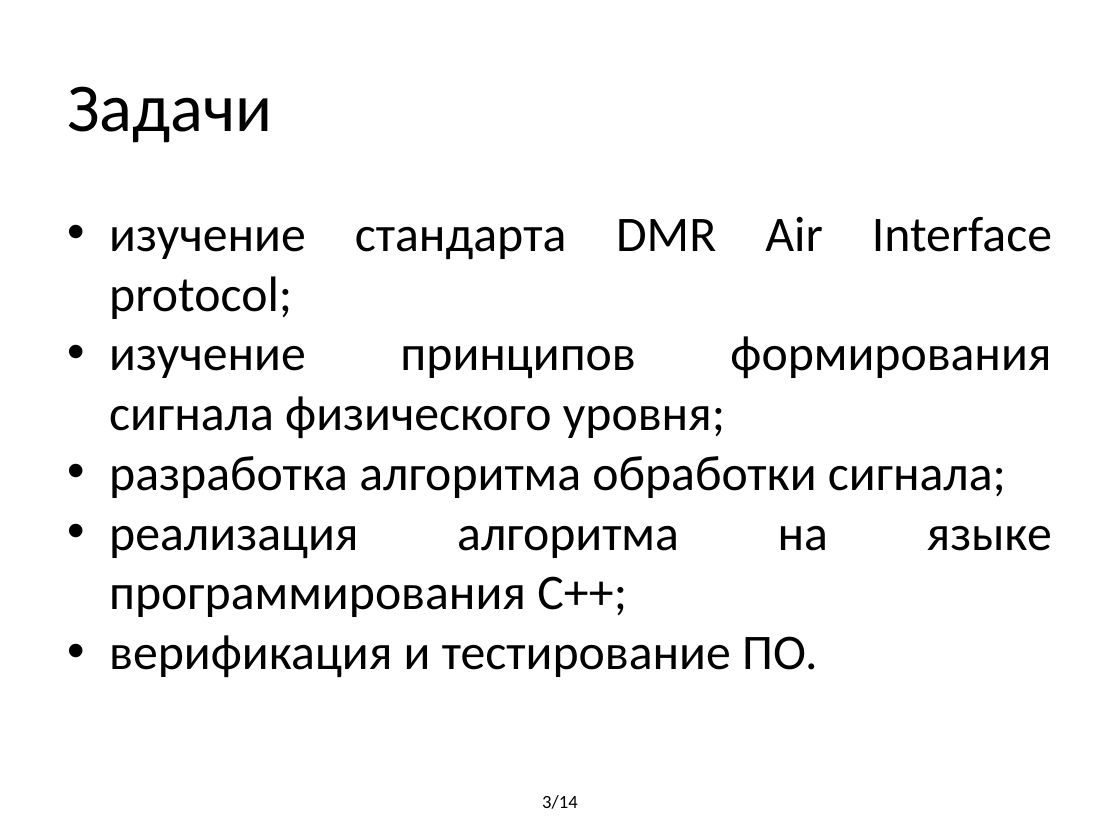
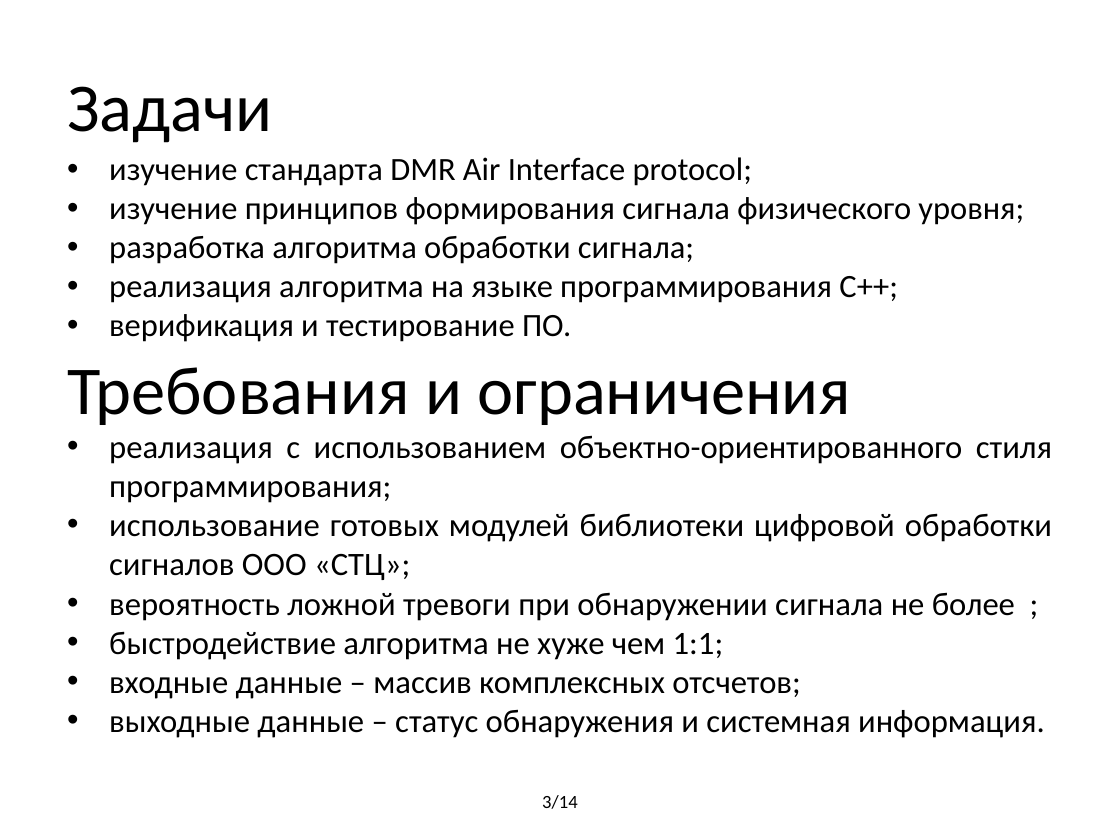
Before and after one commit to BorzhonovAI/magistr, a slide deck: slide 3 of Презентация Диплом.pptx. Drawn at 1120x840 pixels with LibreOffice and Linux fonts; fonts in the diff are those of the drawing. Boxes give left, top, right and bottom in pixels: in the first picture for what was removed or moved away, otherwise in the second. Text is boxed around its words. In the diff, an @@ line names an element or a change of style, - is before the commit and + after.

```diff
--- a/Презентация Диплом.pptx
+++ b/Презентация Диплом.pptx
@@ text "изучение стандарта DMR Air Interface ...": place and size @@
-text "изучение стандарта DMR Air Interface ..." at (109,216,1052,678)
+text "изучение стандарта DMR Air Interface ..." at (109,157,1024,342)
@@ text "изучение стандарта DMR Air Interface ..." at (109,157,1024,342): size 32 to 20.9 pt @@
@@ text added at (67,367,851,425), 44 pt, text #000000 @@
+Требования и ограничения
@@ text added at (109,435,1052,738), 21 pt, text #000000 @@
+• реализация с использованием объектно-ориентированного стиля программирования;
+• использование готовых модулей библиотеки цифровой обработки сигналов ООО «СТЦ»;
+• вероятность ложной тревоги при обнаружении сигнала не более ;
+• быстродействие алгоритма не хуже чем 1:1;
+• входные данные – массив комплексных отсчетов;
+• выходные данные – статус обнаружения и системная информация.
```
Also in this commit, not shown: 6 other slides changed, 3 other files.
